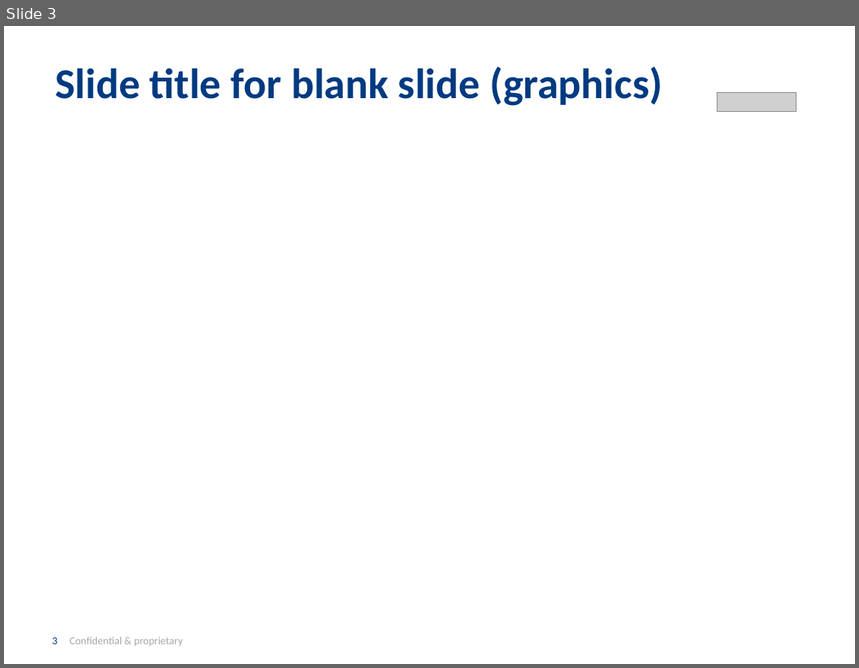
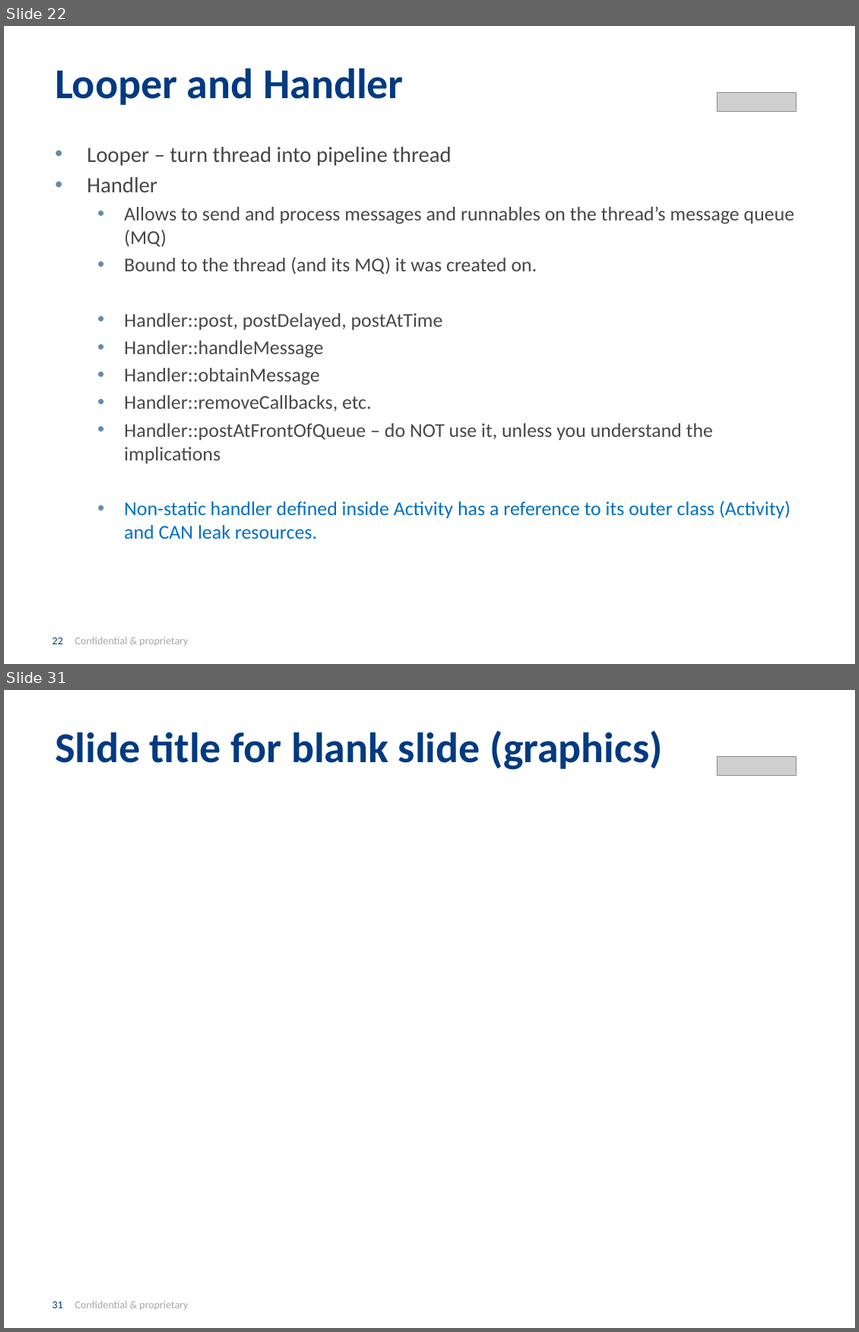
Before and after one commit to INRIX-Iurii-Okhmat/BrownBags, a slide deck: Presentation/Asynchronous Android.pptx. Shown one above the other, each under a label of ours: slide 3 before the commit, slides 22 and 31 after it; the slides between them are not shown. The pictures are 859x668 and 859x1332 pixels, drawn with LibreOffice and Linux fonts; fonts in the diff are those of the drawing; grey boxes stand for pictures; background and template pictures are left out. Boxes give left, top, right and bottom in pixels: in the first picture for what was removed or moved away, otherwise in the second. Text is boxed around its words. In the diff, an @@ line names an element or a change of style, - is before the commit and + after.

Commit message:
Presentation updated with mutithreading, async tasks and handlers. Next: Loaders and services.

```diff
--- a/Presentation/Asynchronous Android.pptx
+++ b/Presentation/Asynchronous Android.pptx
@@ slide 22 added at (x1=4, y1=26, x2=855, y2=664), background #FFFFFF; not listed: 1 template element that a slide beside it also shows @@
@@ title added at (x1=55, y1=68, x2=404, y2=105), 36 pt, text #013A81, bold @@
+Looper and Handler
@@ picture added at (x1=718, y1=92, x2=797, y2=111) @@
@@ text added at (x1=87, y1=147, x2=795, y2=539), 16.6 pt, text #474747 @@
+• Looper – turn thread into pipeline thread
+• Handler
+  • Allows to send and process messages and runnables on the thread’s message queue (MQ)
+  • Bound to the thread (and its MQ) it was created on.
+  • Handler::post, postDelayed, postAtTime
+  • Handler::handleMessage
+  • Handler::obtainMessage
+  • Handler::removeCallbacks, etc.
+  • Handler::postAtFrontOfQueue – do NOT use it, unless you understand the implications
+  • Non-static handler defined inside Activity has a reference to its outer class (Activity) and CAN leak resources.
@@ what was slide 3 is now slide 31 @@
@@ page number at (x1=52, y1=1301, x2=188, y2=1310): text changed @@
-3 Confidential & proprietary
+31 Confidential & proprietary
```
Also in this commit, not shown: 27 other slides added.
